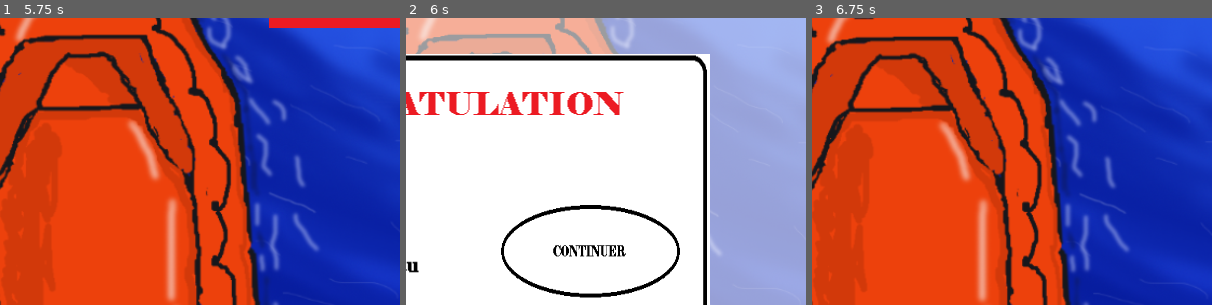
Above: before the commit, frames 1-3 (left to right).
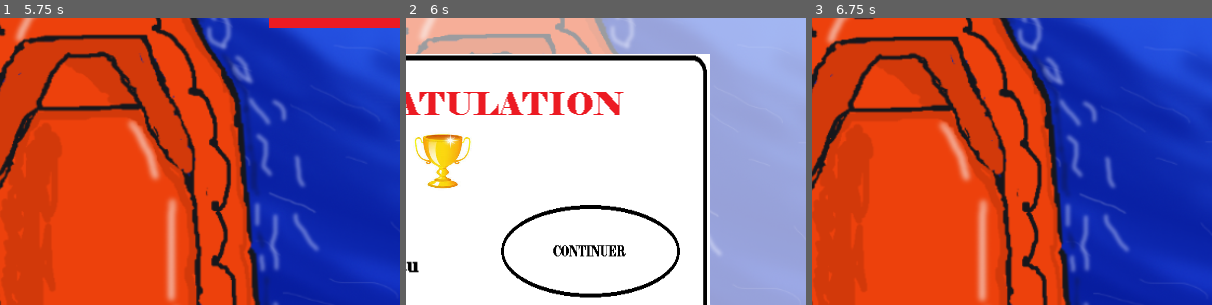
Above: after the commit, the same moments.

Repository: GabrielCadilhac/NuitInfo
Game: Godot game, scene res://Node2D.tscn
The game is run twice, just before and just after one commit, with the same random seed, the same clock (stepped at 60 frames per second) and the same inputs.
Inputs (mouse positions are % of the whole screen's width and height, from its top left):
- Up to frame 1 (5.75 s): tap Enter at 0.5, 2, 3.5 s; move the mouse to (6, 13) at 0.52 s; click (6, 13) at 0.6 s; tap Space at 1.25, 2.75, 4.25 s; move the mouse to (6, 30) at 1.27 s; click (6, 30) at 1.35 s; move the mouse to (6, 48) at 2.02 s; click (6, 48) at 2.1 s; move the mouse to (6, 65) at 2.77 s; click (6, 65) at 2.85 s; move the mouse to (6, 83) at 3.52 s; click (6, 83) at 3.6 s; move the mouse to (87, 9) at 4.27 s; click (87, 9) at 4.35 s; move the mouse to (17, 83) at 5.02 s; click (17, 83) at 5.1 s
- Up to frame 2 (6 s): move the mouse to (87, 93) at 5.77 s; click (87, 93) at 5.85 s
- Up to frame 3 (6.75 s): move the mouse to (48, 72) at 6.52 s; click (48, 72) at 6.6 s
The pictures show only the part of the screen within x 44-94%, y 11-61%; the shares and areas given below are measured in that part.

Frame 1 is identical in both runs. In frame 2, 1.4% of the frame differs, in the area x 2-17%, y 40-60%; in frame 3, nothing differs.

Commit message:
rajout d'une coupe

Diff:
--- a/JeuxPoubelle/victoire.tscn
+++ b/JeuxPoubelle/victoire.tscn
@@ -8,6 +8,7 @@
 [ext_resource path="res://continuer.PNG" type="Texture" id=6]
 [ext_resource path="res://Quitter.gd" type="Script" id=7]
 [ext_resource path="res://quitter.PNG" type="Texture" id=8]
+[ext_resource path="res://coupe.png" type="Texture" id=9]
 
 [sub_resource type="RectangleShape2D" id=2]
 extents = Vector2( 74.2077, 24 )
@@ -61,5 +62,10 @@
 scale = Vector2( 1, 1 )
 shape = SubResource( 1 )
 
+[node name="Coupe" type="Sprite" parent="."]
+position = Vector2( 391, 204 )
+scale = Vector2( 0.352871, 0.264523 )
+texture = ExtResource( 9 )
+
 [connection signal="input_event" from="Quitter/Area2D" to="Quitter" method="_on_Area2D_input_event"]
 [connection signal="input_event" from="Continuer/Area2D" to="." method="_on_Area2D_input_event"]
Binary file added: JeuxPoubelle/coupe.png
Not shown, added: JeuxPoubelle/coupe.png.import
Not shown: 1 places in JeuxPoubelle/victoire.tscn that only renumber resources
